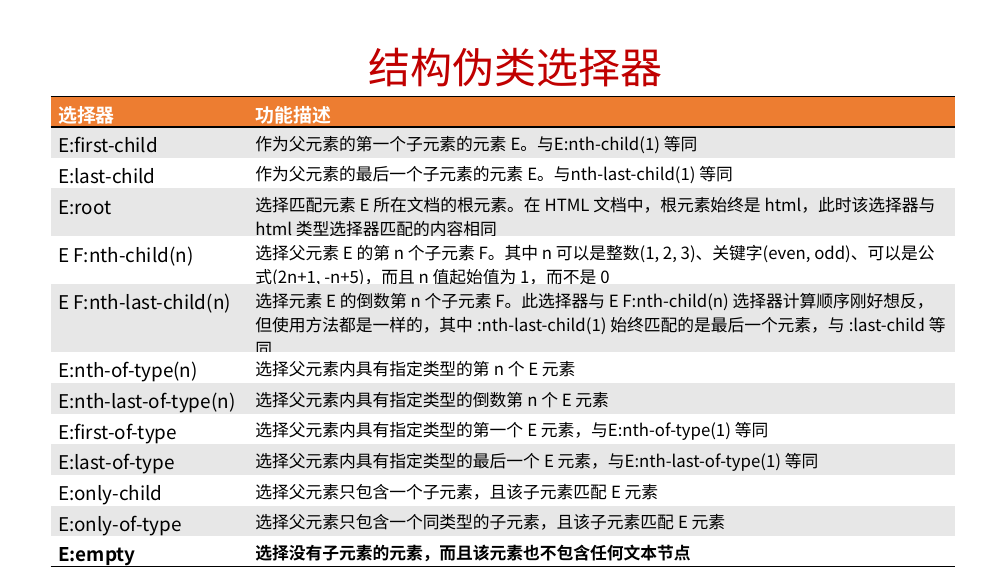
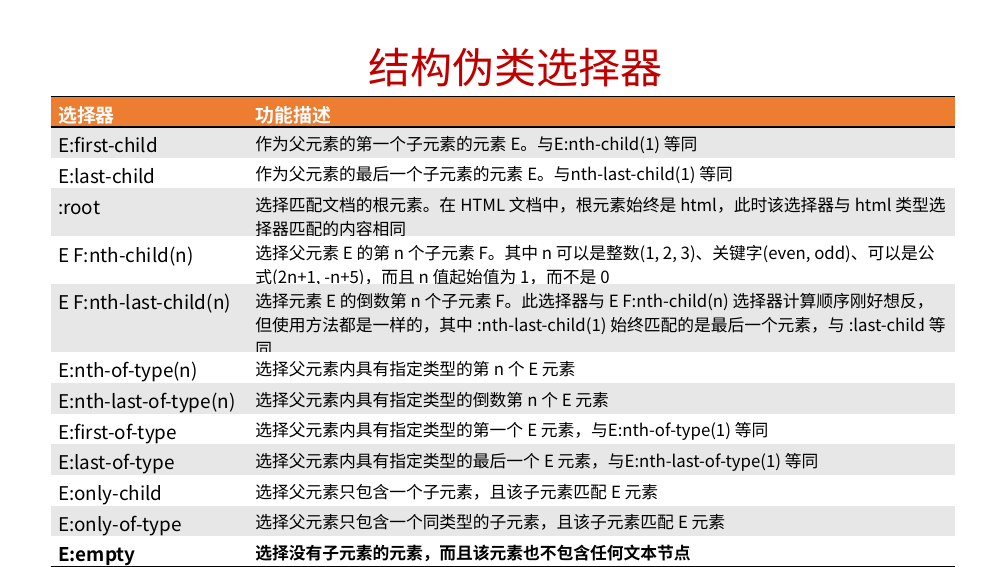
Before and after one commit to lurongtao/gp12-html5-css3, a slide deck: slide 12 of css3/webapp-layout.pptx. Drawn at 1008x567 pixels with LibreOffice and Linux fonts; fonts in the diff are those of the drawing. Boxes give left, top, right and bottom in pixels: in the first picture for what was removed or moved away, otherwise in the second. Text is boxed around its words. In the diff, an @@ line names an element or a change of style, - is before the commit and + after.

```diff
--- a/css3/webapp-layout.pptx
+++ b/css3/webapp-layout.pptx
@@ table at (x1=51, y1=97, x2=955, y2=567) @@
-row 4, column 1: E:root
+row 4, column 1: :root
-row 4, column 2: 选择匹配元素 E 所在文档的根元素。在 HTML 文档中，根元素始终是 html，此时该选择器与 html 类型选择器匹配的内容相同
+row 4, column 2: 选择匹配文档的根元素。在 HTML 文档中，根元素始终是 html，此时该选择器与 html 类型选择器匹配的内容相同
```
Also in this commit, not shown: 4 other files.
